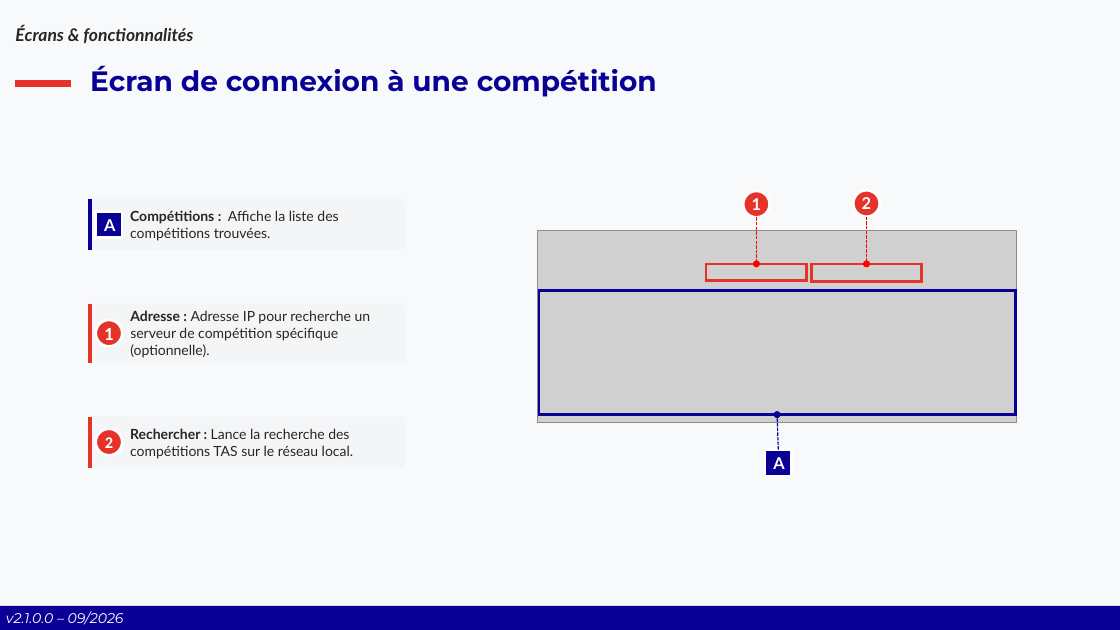
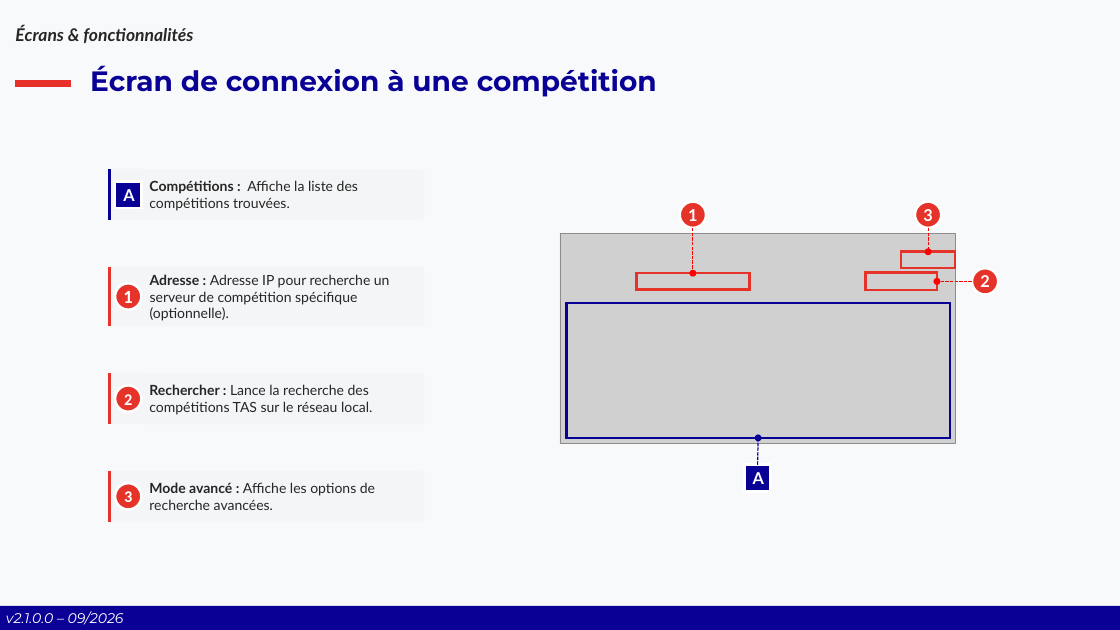
Before and after one commit to Comite-Rhone-Judo/PublicationSuiviCompetition, a slide deck: slide 28 of AppPublication/Documentation/PublicationSuiviCompetition - Manuel d'utilisation.pptx. Drawn at 1120x630 pixels with LibreOffice and Linux fonts; fonts in the diff are those of the drawing; grey boxes stand for pictures; background and template pictures are left out. Boxes give left, top, right and bottom in pixels: in the first picture for what was removed or moved away, otherwise in the second. Text is boxed around its words. In the diff, an @@ line names an element or a change of style, - is before the commit and + after.

Commit message:
Refactor: recherche serveurs asynchrone MVVM
Refactor majeur de la recherche de serveurs et du client TCP pour un modèle asynchrone, thread‑safe et testable. Ajout de RechercheServeurView.xaml/.cs et RechercheServeurViewModel, NetworkInterfaceOption, ServerFoundEventArgs et ScannerServeurJudo (scan IP/ports asynchrone, throttling, reporting de progression, support plage/IPs, ping optionnel).

Réécriture du client TCP générique (ClientGenerique.cs) en mode asynchrone avec CancellationToken, SemaphoreSlim pour écriture, buffering robuste (StringBuilder + EOF_MARKER), IDisposable et fermeture thread‑safe. Renommage de l'événement OnDataRecieve -> OnDataReceive (IClientGenerique) et mises à jour correspondantes dans ClientJudo (implémente IDisposable, abonnements propres, parsing XML sécurisé).

Suppression des anciennes implémentations synchrones (RechercheServer.xaml/.cs, RechercheServeurJudo.cs). UI adaptée (MainView instancie la nouvelle vue, annulation de scan à la fermeture). Tests unitaires et mocks mis à jour pour le renommage et suppression des tests obsolètes.

Installateur/métadonnées : Directory.Build.props VersionBeta 3->4, GlobalSuppressions ajout IDE0017, InstallerTemplate.iss améliore la détection du .NET 10 Desktop Runtime (vérif >= 10.0.12) et corrige la section [Icons].

Divers : logs plus verbeux, réorganisation de code/regions/summaries, corrections de noms et gestion d'IDisposable pour éviter fuites. Impact principal : breaking changes sur le nom d'événement et l'usage d'IDisposable — aligner dépendances et tests.

```diff
--- a/AppPublication/Documentation/PublicationSuiviCompetition - Manuel d'utilisation.pptx
+++ b/AppPublication/Documentation/PublicationSuiviCompetition - Manuel d'utilisation.pptx
@@ 1 text, 1 rectangle, 1 rounded rectangle, 1 line: place and size @@
-1 text, 1 rectangle, 1 rounded rectangle, 1 line at <box>90,199,338,250</box>
+1 text, 1 rectangle, 1 rounded rectangle, 1 line at <box>109,169,358,220</box>
@@ ellipse "1": place and size @@
-ellipse "1" at <box>744,191,770,217</box>
+ellipse "1" at <box>680,202,706,228</box>
@@ ellipse added at <box>915,202,941,228</box>, fill #E6332A, outline #FFFFFF 2.25 pt, 14 pt, text #FFFFFF, bold @@
+3
@@ picture: place and size @@
-picture at <box>538,230,1017,423</box>
+picture at <box>560,234,955,444</box>
@@ arrow moved from (757, 218) - (757, 264) to (693, 228) - (693, 273) @@
@@ arrow added from (928, 228) to (928, 252), #FF0000 1 pt dashed @@
@@ 1 text, 1 ellipse, 1 rounded rectangle, 1 line: place and size @@
-1 text, 1 ellipse, 1 rounded rectangle, 1 line at <box>90,303,371,363</box>
+1 text, 1 ellipse, 1 rounded rectangle, 1 line at <box>109,267,390,327</box>
@@ rectangle added at <box>902,252,955,269</box>, outline #E6332A 2.25 pt @@
@@ ellipse "2": place and size @@
-ellipse "2" at <box>854,190,880,216</box>
+ellipse "2" at <box>972,268,998,294</box>
@@ rectangle: place and size @@
-rectangle at <box>707,264,807,281</box>
+rectangle at <box>637,273,750,290</box>
@@ rectangle: place and size @@
-rectangle at <box>812,264,922,281</box>
+rectangle at <box>865,273,937,291</box>
@@ arrow moved from (867, 217) - (867, 264) to (972, 281) - (937, 281) @@
@@ rectangle: place and size @@
-rectangle at <box>539,291,1015,415</box>
+rectangle at <box>566,303,950,438</box>
@@ 1 text, 1 ellipse, 1 rounded rectangle, 1 line: place and size @@
-1 text, 1 ellipse, 1 rounded rectangle, 1 line at <box>90,417,353,468</box>
+1 text, 1 ellipse, 1 rounded rectangle, 1 line at <box>109,373,372,424</box>
@@ arrow moved from (779, 450) - (777, 415) to (758, 465) - (759, 438) @@
@@ rectangle "A": place and size @@
-rectangle "A" at <box>765,450,791,476</box>
+rectangle "A" at <box>744,465,770,491</box>
@@ group added at <box>109,471,375,522</box>: 1 rounded rectangle, 1 text, 1 line, 1 ellipse @@
+Mode avancé : Affiche les options de recherche avancées.
+3
```
Also in this commit, not shown: 1 other slide changed, 1 slide added, 20 other files.
